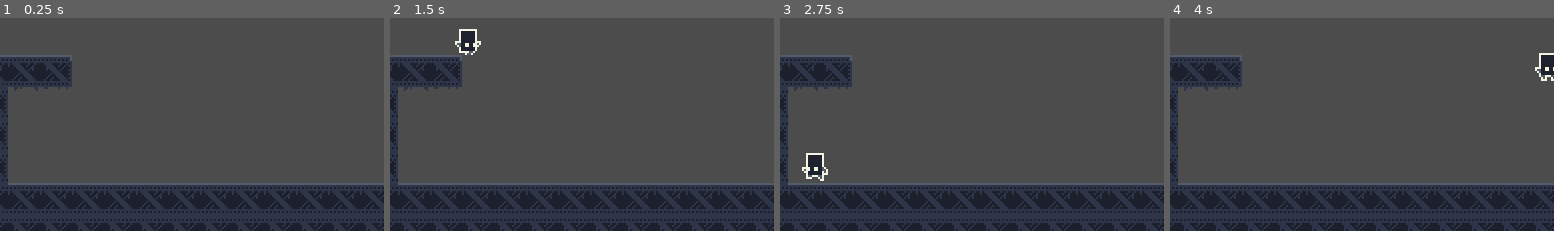
Above: before the commit, frames 1-4 (left to right).
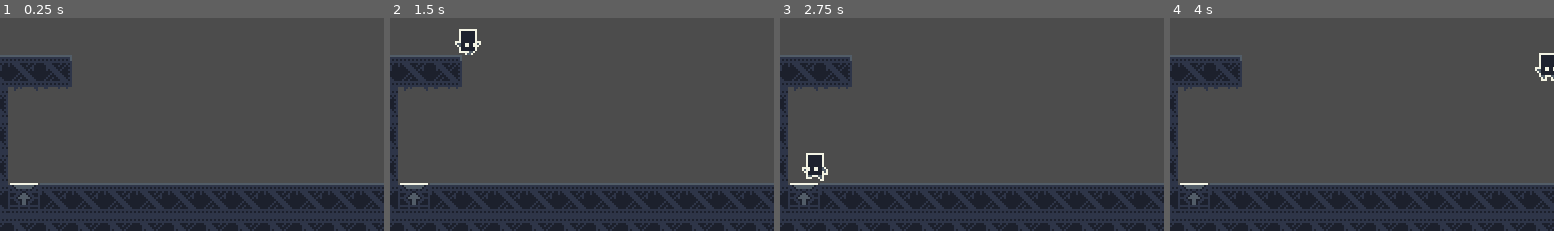
Above: after the commit, the same moments.

Repository: CodePidgy/Time-Step
Game: Godot game, scene res://src/Main/Game.tscn
Two runs of this game, one before a commit and one after it. Both use one fixed random seed, a clock stepped at 60 frames per second and the inputs below.
Inputs (mouse positions are % of the whole screen's width and height, from its top left):
- Up to frame 1 (0.25 s): no input
- Up to frame 2 (1.5 s): tap Enter at 0.5 s; move the mouse to (72, 44) at 0.52 s; hold D (move_right) from 0.53 s (still down); right-click (72, 44) at 0.6 s; tap Space (jump) at 0.77 s; move the mouse to (30, 54) at 1.27 s; click (30, 54) at 1.35 s
- Up to frame 3 (2.75 s): tap Space (jump) at 1.52 s; move the mouse to (60, 27) at 2.02 s; release D (move_right) at 2.03 s; hold A (move_left) from 2.03 s (still down); right-click (60, 27) at 2.1 s
- Up to frame 4 (4 s): move the mouse to (45, 70) at 2.77 s; release A (move_left) at 2.78 s; hold D (move_right) from 2.78 s (still down); click (45, 70) at 2.85 s; tap Space (jump) at 3.02, 3.77 s; move the mouse to (80, 65) at 3.52 s; right-click (80, 65) at 3.6 s
The pictures show only the part of the screen within x 20-70%, y 50-100%; the shares and areas given below are measured in that part.

The runs differ from the first frame. In frame 1, 0.7% of the frame differs, in the area x 2-11%, y 77-92%; in frame 2, 0.7%; in frame 3, 0.7%; in frame 4, 0.7%.

Commit message:
Create Launcher

Diff:
--- a/src/Level/Level1.tscn
+++ b/src/Level/Level1.tscn
@@ -1,7 +1,8 @@
-[gd_scene load_steps=3 format=2]
+[gd_scene load_steps=4 format=2]
 
 [ext_resource path="res://src/Tiles/Tiles.tres" type="TileSet" id=1]
 [ext_resource path="res://src/Actor/Player/Player.tscn" type="PackedScene" id=2]
+[ext_resource path="res://src/Tiles/Launcher.tscn" type="PackedScene" id=3]
 
 [node name="Level1" type="Node2D"]
 
@@ -9,7 +10,10 @@
 tile_set = ExtResource( 1 )
 cell_size = Vector2( 16, 16 )
 format = 1
-tile_data = PoolIntArray( 524288, 0, 65536, 524289, 0, 65537 …(278 unchanged characters)…  0, 0, 786435, 0, 1, 786436, 0, 1, 786437, 0, 65537, 786438, 0, 65537, 786439, 0, 65537, 786440, 0 …(587 unchanged characters)…
+tile_data = PoolIntArray( 524288, 0, 65536, 524289, 0, 65537 …(278 unchanged characters)…  0, 0, 786435, 0, 1, 786436, 0, 1, 786438, 0, 65537, 786439, 0, 65537, 786440, 0 …(587 unchanged characters)…
 
 [node name="Player" parent="." instance=ExtResource( 2 )]
 position = Vector2( 8, 120 )
+
+[node name="Launcher" parent="." instance=ExtResource( 3 )]
+position = Vector2( 88, 200 )
--- /dev/null
+++ b/src/Tiles/Launcher.tscn
@@ -0,0 +1,35 @@
+[gd_scene load_steps=4 format=2]
+
+[ext_resource path="res://assets/art/tiles/launcher sheet.png" type="Texture" id=1]
+
+[sub_resource type="RectangleShape2D" id=1]
+extents = Vector2( 7, 2 )
+
+[sub_resource type="RectangleShape2D" id=2]
+extents = Vector2( 3, 8 )
+
+[node name="Launcher" type="Area2D"]
+
+[node name="Piston" type="KinematicBody2D" parent="."]
+__meta__ = {
+"_edit_group_": true
+}
+
+[node name="Sprite" type="Sprite" parent="Piston"]
+texture = ExtResource( 1 )
+hframes = 2
+frame = 1
+
+[node name="CollisionShape2D" type="CollisionShape2D" parent="Piston"]
+position = Vector2( 0, -6 )
+shape = SubResource( 1 )
+
+[node name="Tween" type="Tween" parent="Piston"]
+
+[node name="Sprite" type="Sprite" parent="."]
+texture = ExtResource( 1 )
+hframes = 2
+
+[node name="CollisionShape2D" type="CollisionShape2D" parent="."]
+position = Vector2( 0, -16 )
+shape = SubResource( 2 )
